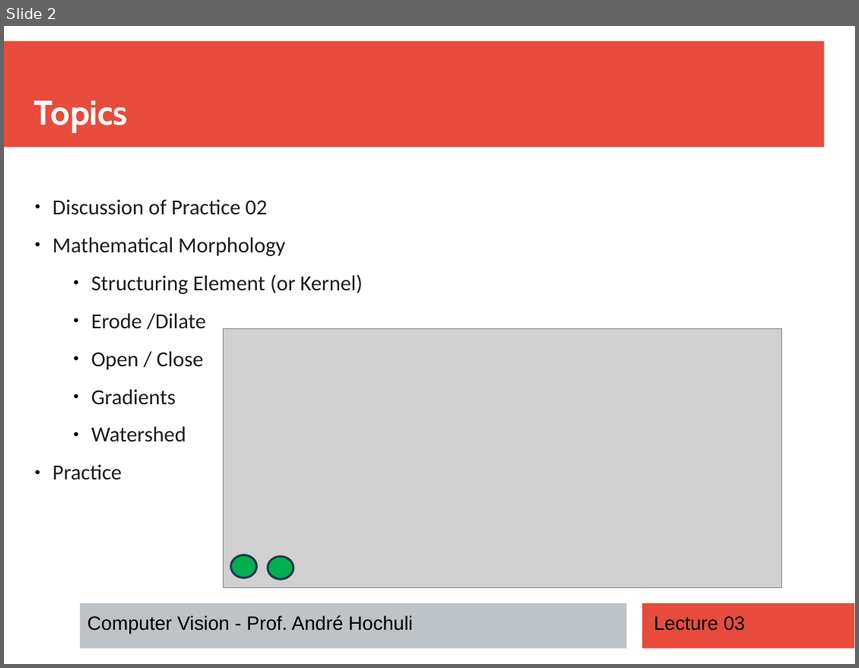
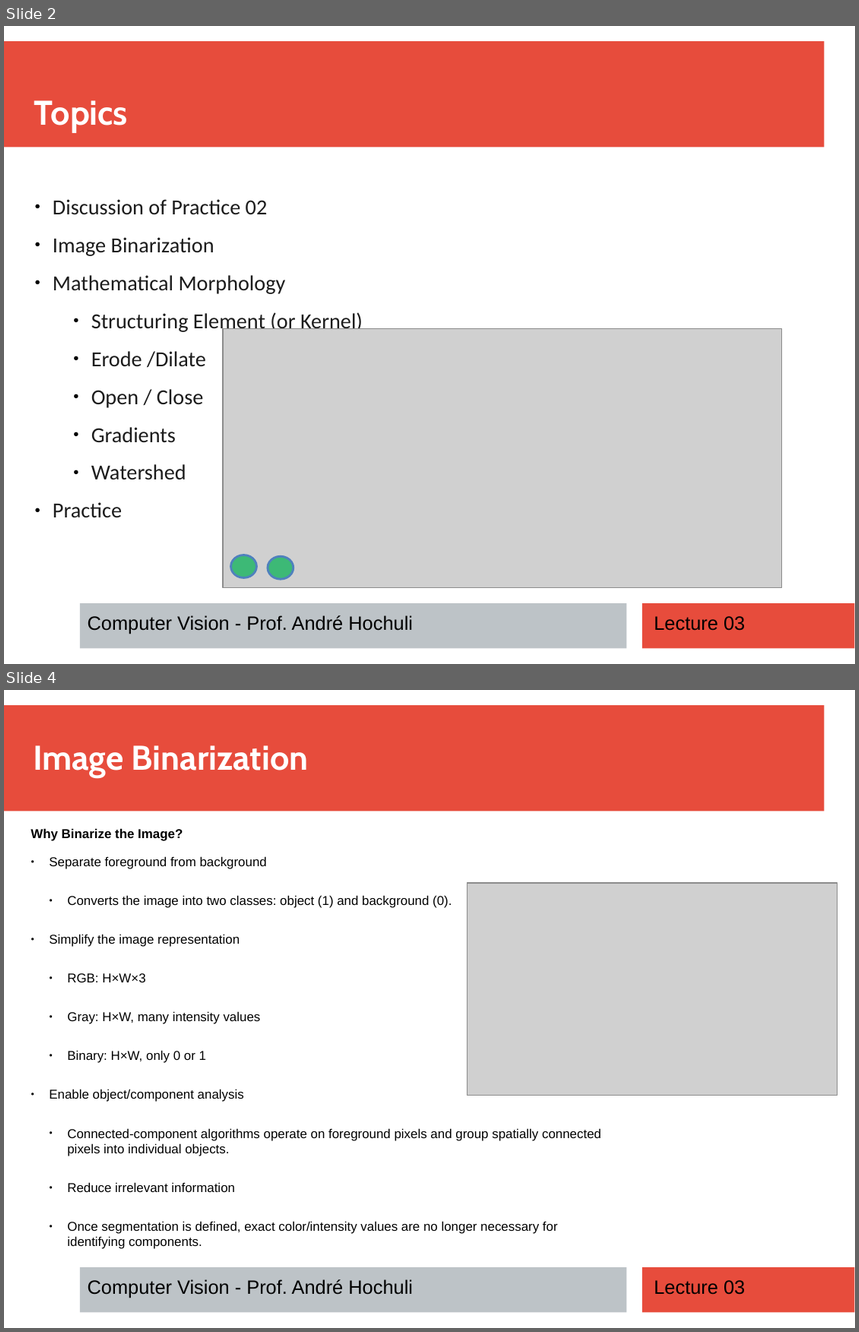
Before and after one commit to andrehochuli/teaching, a slide deck: ComputerVision/Lecture 03 - Morphology/Lecture 03 - Morphology.pptx. Shown one above the other, each under a label of ours: slide 2 before the commit, slides 2 and 4 after it; the slides between them are not shown. The pictures are 859x668 and 859x1332 pixels, drawn with LibreOffice and Linux fonts; fonts in the diff are those of the drawing; grey boxes stand for pictures. Boxes give left, top, right and bottom in pixels: in the first picture for what was removed or moved away, otherwise in the second. Text is boxed around its words. In the diff, an @@ line names an element or a change of style, - is before the commit and + after.

```diff
--- a/ComputerVision/Lecture 03 - Morphology/Lecture 03 - Morphology.pptx
+++ b/ComputerVision/Lecture 03 - Morphology/Lecture 03 - Morphology.pptx
@@ slide 4 added at <box>4,690,855,1328</box>, background #FFFFFF; not listed: 3 template elements that a slide beside it also shows @@
@@ text added at <box>33,745,309,778</box>, 32 pt, text #FFFFFF, bold @@
+Image Binarization
@@ text added at <box>31,828,601,1249</box>, 12 pt, text #000000 @@
+Why Binarize the Image?
+● Separate foreground from background
+  ● Converts the image into two classes: object (1) and background (0).
+● Simplify the image representation
+  ● RGB: H×W×3
+  ● Gray: H×W, many intensity values
+  ● Binary: H×W, only 0 or 1
+● Enable object/component analysis
+  ● Connected-component algorithms operate on foreground pixels and group spatially connected pixels into individual objects.
+  ● Reduce irrelevant information
+  ● Once segmentation is defined, exact color/intensity values are no longer necessary for identifying components.
@@ picture added at <box>468,883,838,1096</box> @@
@@ text added at <box>88,1280,413,1299</box>, 18 pt, text #000000 @@
+Computer Vision - Prof. André Hochuli
@@ text added at <box>654,1281,745,1295</box>, 18 pt, text #000000 @@
+Lecture 03
@@ slide 2 changed as well @@
@@ text at <box>53,237,215,256</box>: paragraph added @@
+● Image Binarization
@@ ellipse at <box>231,556,256,579</box>: fill #00B050 to #00B050 at 70% opacity; outline #233953 2 pt to #4F81BD 2.01 pt @@
@@ ellipse at <box>268,556,294,579</box>: fill #00B050 to #00B050 at 70% opacity; outline #233953 2 pt to #4F81BD 2.01 pt @@
```
Also in this commit, not shown: 4 other slides changed, 6 other slides added, 2 other files.
